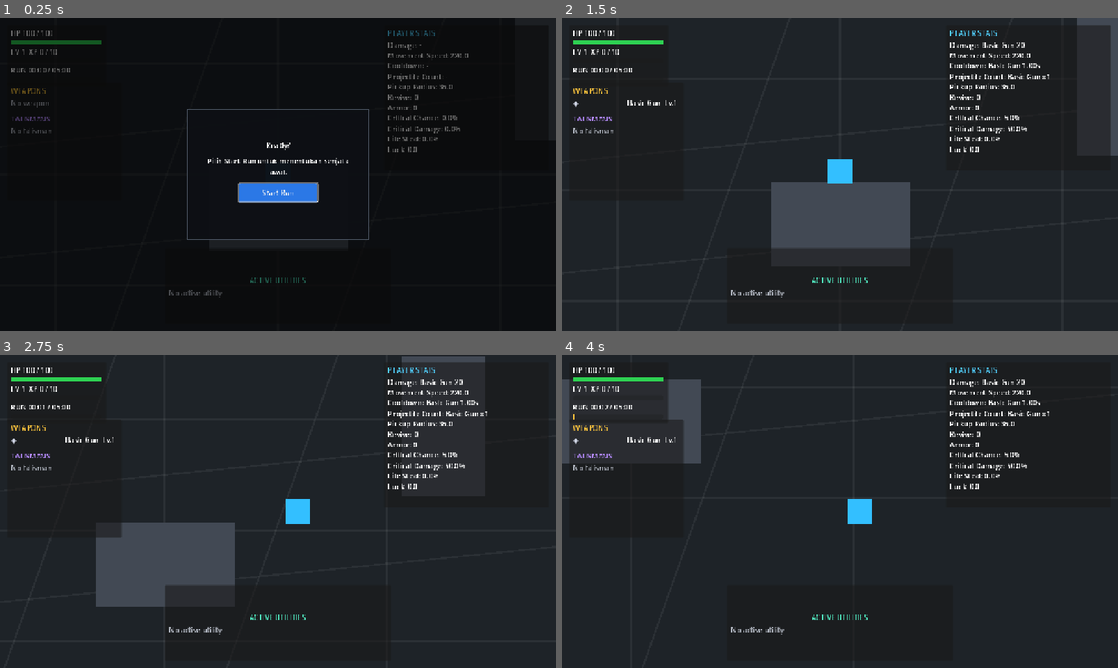
Above: before the commit, frames 1-4 (two rows, left to right).
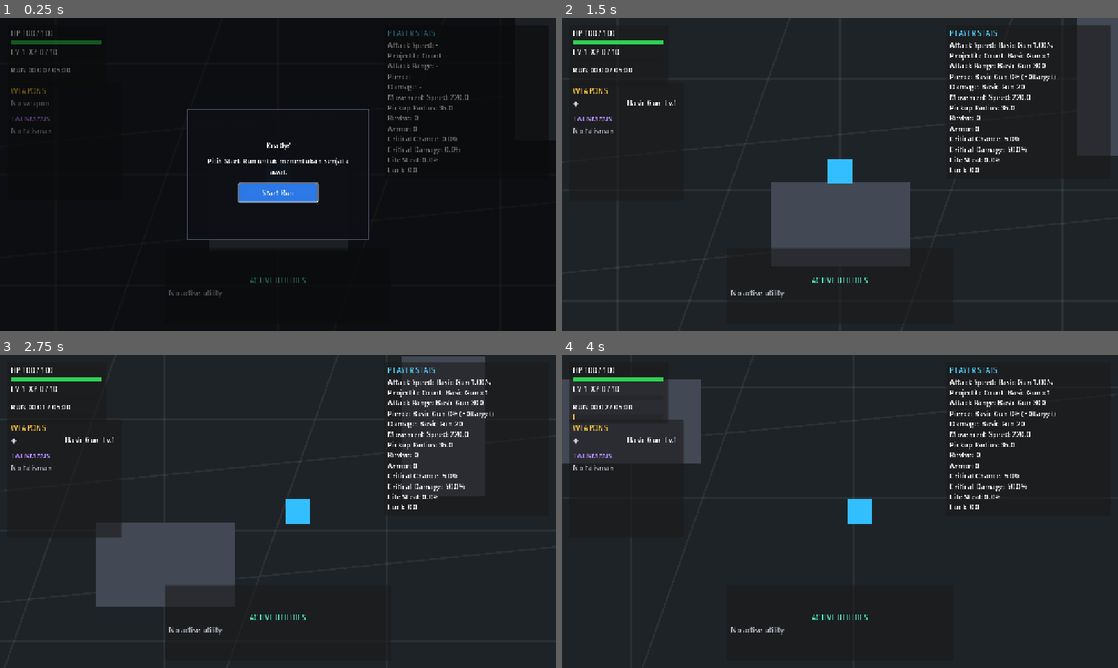
Above: after the commit, the same moments.

Repository: datokey/rouge-like-godot
Game: Godot game, scene res://scenes/Main.tscn
Same seed, same stepped clock (60 frames per second), same inputs: the game is played once before the commit and once after it.
Inputs:
- Up to frame 1 (0.25 s): no input
- Up to frame 2 (1.5 s): click "Start Run" at 0.5 s; click "Basic Gun [Projectile] Senjat…" at 1.25 s
- Up to frame 3 (2.75 s): tap Enter at 2 s; hold Right (move_right) from 2.03 s (still down)
- Up to frame 4 (4 s): release Right (move_right) at 2.78 s; hold Down (move_down) 2.78-3.53 s; hold Right (move_right) from 3.53 s (still down)

The runs differ from the first frame. In frame 1, 1.0% of the frame differs, in the area x 69-85%, y 7-50%; in frame 2, 1.5%, in the area x 69-89%, y 7-50%; in frame 3, 1.5%; in frame 4, 1.5%.

Commit message:
feat: implement player controller, basic weapon resource, and reward system test suite

Diff:
--- a/resources/weapons/BasicGun.tres
+++ b/resources/weapons/BasicGun.tres
@@ -47,7 +47,7 @@
 description = "Senjata awal yang menembakkan projectile ke musuh terdekat."
 weapon_scene = ExtResource("2_basic_gun_scene")
 compatibility_tags = Array[StringName]([&"PROJECTILE", &"USES_ATTACK_SPEED", &"CAN_CRIT", &"CAN_LIFESTEAL"])
-upgrade_options = Array[Resource]([SubResource("Upgrade_damage"), SubResource("Upgrade_attack_speed"), SubResource("Upgrade_projectile_count"), SubResource("Upgrade_attack_range"), SubResource("Upgrade_pierce")])
+upgrade_options = Array[Resource]([SubResource("Upgrade_attack_speed"), SubResource("Upgrade_projectile_count"), SubResource("Upgrade_attack_range"), SubResource("Upgrade_pierce"), SubResource("Upgrade_damage")])
 supported_modifier_keys = Array[StringName]([&"weapon.damage", &"weapon.cooldown", &"weapon.range", &"weapon.projectile_count", &"weapon.pierce_percent"])
 base_damage = 20.0
 damage_per_level = 0.0
--- a/scripts/gameplay/PlayerController.gd
+++ b/scripts/gameplay/PlayerController.gd
@@ -217,24 +217,41 @@
 func get_build_hud_snapshot() -> Dictionary:
 	var weapon_entries: Array[Dictionary] = []
 	var damage_values: Array[String] = []
-	var cooldown_values: Array[String] = []
+	var attack_speed_values: Array[String] = []
 	var projectile_values: Array[String] = []
+	var attack_range_values: Array[String] = []
+	var pierce_values: Array[String] = []
 	var owned_tags: Array = []
 	if weapon_manager != null:
 		for instance in weapon_manager.weapons:
 			var definition: Resource = instance.definition
+			var weapon_name := str(definition.get("display_name"))
 			weapon_entries.append({
-				"name": str(definition.get("display_name")),
+				"name": weapon_name,
 				"level": instance.level,
 				"icon": definition.get("icon"),
 			})
-			damage_values.append(
-				"%s %d" % [definition.get("display_name"), instance.get_damage_preview()]
-			)
-			cooldown_values.append("%s %.2fs" % [definition.get("display_name"), instance.get_cooldown()])
-			if definition.get("compatibility_tags").has(CompatibilityTags.PROJECTILE):
+			damage_values.append("%s %d" % [weapon_name, instance.get_damage_preview()])
+			var supported_keys: Array = definition.get("supported_modifier_keys")
+			if supported_keys.has(&"weapon.cooldown"):
+				attack_speed_values.append(
+					"%s %.2f/s" % [weapon_name, 1.0 / maxf(instance.get_cooldown(), 0.001)]
+				)
+			if supported_keys.has(&"weapon.projectile_count"):
 				projectile_values.append(
-					"%s x%d" % [definition.get("display_name"), instance.get_projectile_count()]
+					"%s x%d" % [weapon_name, instance.get_projectile_count()]
+				)
+			if supported_keys.has(&"weapon.range"):
+				attack_range_values.append(
+					"%s %.0f" % [weapon_name, instance.get_attack_range()]
+				)
+			if supported_keys.has(&"weapon.pierce_percent"):
+				pierce_values.append(
+					"%s %d%% (+%d target)" % [
+						weapon_name,
+						roundi(instance.get_pierce_percent() * 100.0),
+						instance.get_projectile_pierce_count(),
+					]
 				)
 			for tag in definition.get("compatibility_tags"):
 				if not owned_tags.has(tag):
@@ -261,12 +278,18 @@
 				})
 
 	var stat_lines: Array[String] = [
-		"Damage: %s" % (", ".join(damage_values) if not damage_values.is_empty() else "-"),
-		"Movement Speed: %.1f" % get_move_speed(),
-		"Cooldown: %s" % (", ".join(cooldown_values) if not cooldown_values.is_empty() else "-"),
+		"Attack Speed: %s" % (
+			", ".join(attack_speed_values) if not attack_speed_values.is_empty() else "-"
+		),
 		"Projectile Count: %s" % (
 			", ".join(projectile_values) if not projectile_values.is_empty() else "-"
 		),
+		"Attack Range: %s" % (
+			", ".join(attack_range_values) if not attack_range_values.is_empty() else "-"
+		),
+		"Pierce: %s" % (", ".join(pierce_values) if not pierce_values.is_empty() else "-"),
+		"Damage: %s" % (", ".join(damage_values) if not damage_values.is_empty() else "-"),
+		"Movement Speed: %.1f" % get_move_speed(),
 		"Pickup Radius: %.1f" % (config.pickup_radius + pickup_radius_bonus),
 		"Revive: %d" % revive_charges,
 	]
--- a/tests/test_reward_system.gd
+++ b/tests/test_reward_system.gd
@@ -94,6 +94,12 @@
 		_assert(offer.category != RewardOffer.Category.WEAPON_UPGRADE, "upgrade maksimal masih berada di pool")
 
 	_assert(_get_upgrade_types(BASIC) == [0, 1, 4, 5, 6], "upgrade_options BasicGun tidak sesuai")
+	_assert(
+		_get_upgrade_ids(BASIC) == [
+			"attack_speed", "projectile_count", "attack_range", "pierce", "damage",
+		],
+		"urutan upgrade_options BasicGun tidak sesuai"
+	)
 	_assert(_get_upgrade_types(BEAM) == [0, 2, 4, 6, 7], "upgrade_options BeamGun tidak sesuai")
 	_assert(_get_upgrade_types(AURA) == [0, 6, 7], "upgrade_options Aura tidak sesuai")
 	_assert(_get_upgrade_types(SUMMON) == [0, 3, 4, 5, 6], "upgrade_options Koalisi tidak sesuai")
@@ -431,6 +437,15 @@
 	return types
 
 
+func _get_upgrade_ids(definition: WeaponDefinition) -> Array[String]:
+	var ids: Array[String] = []
+	for resource in definition.upgrade_options:
+		var upgrade := resource as WeaponUpgradeDefinition
+		if upgrade != null:
+			ids.append(upgrade.id)
+	return ids
+
+
 func _assert(condition: bool, message: String) -> void:
 	if condition:
 		return
